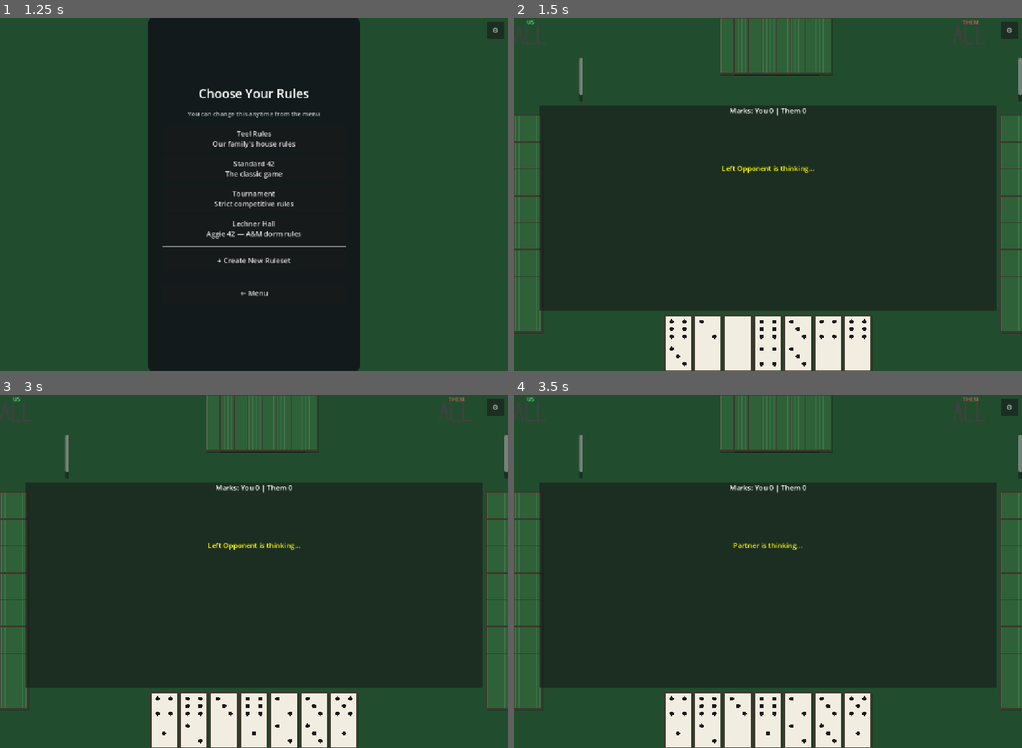
Above: before the commit, frames 1-4 (two rows, left to right).
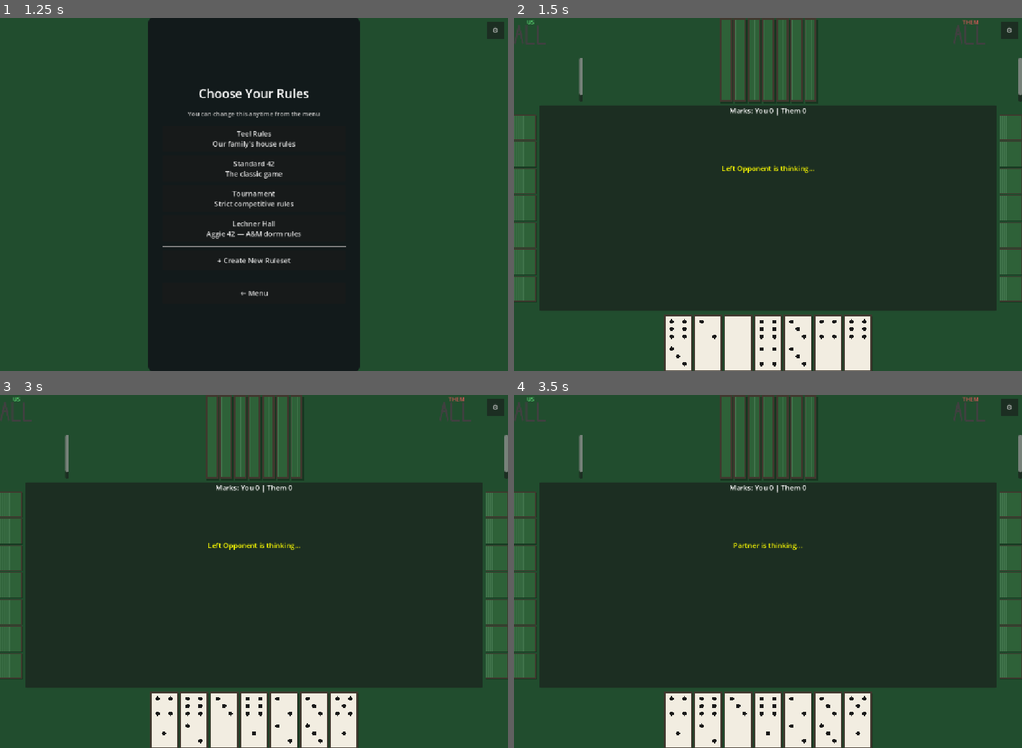
Above: after the commit, the same moments.

Repository: reddoor4123-glitch/42
Game: Godot game, scene res://control.tscn
Two runs of this game, one before a commit and one after it. Both use one fixed random seed, a clock stepped at 60 frames per second and the inputs below.
Inputs:
- Up to frame 1 (1.25 s): click "Play" at 0.5 s
- Up to frame 2 (1.5 s): click "Standard 42 The classic game" at 1.25 s
- Up to frame 3 (3 s): click "⚙" at 2 s; click "Confirm & Restart" at 2.75 s
- Up to frame 4 (3.5 s): no input

Frame 1 is identical in both runs. In frame 2, 2.5% of the frame differs, in the area x 0-100%, y 0-90%; in frame 3, 2.5%; in frame 4, 2.5%.

Commit message:
Scale-aware DominoTile drawing + directional replay layout
Co-Authored-By: Claude Sonnet 4.6 <noreply@anthropic.com>

Diff:
--- a/domino_tile.gd
+++ b/domino_tile.gd
@@ -53,40 +53,39 @@
 			domino_pressed.emit(self)
 
 func _draw():
-	var rect = Rect2(Vector2.ZERO, Vector2(DOMINO_WIDTH, DOMINO_HEIGHT))
+	var w := size.x
+	var h := size.y
+	var s := h / DOMINO_HEIGHT
 
-	# Border highlight
+	var rect = Rect2(Vector2.ZERO, Vector2(w, h))
+
 	var border_color = COLOR_BORDER
 	if is_selected:
 		border_color = COLOR_SELECTED
 	elif is_playable:
 		border_color = COLOR_PLAYABLE
 
-	# Draw shadow
-	draw_rect(Rect2(rect.position + Vector2(2, 3), rect.size), Color(0, 0, 0, 0.3))
-
-	# Draw border
+	draw_rect(Rect2(rect.position + Vector2(2, 3) * s, rect.size), Color(0, 0, 0, 0.3))
 	draw_rect(rect, border_color)
 
-	# Draw face or back
-	var inner = rect.grow(-3)
+	var inner = rect.grow(-3.0 * s)
 	if face_up and domino != null:
 		draw_rect(inner, COLOR_FACE)
-		_draw_pips(inner)
-		_draw_divider(inner)
+		_draw_pips(inner, s)
+		_draw_divider(inner, s)
 	else:
 		draw_rect(inner, COLOR_BACK)
-		_draw_back_pattern(inner)
+		_draw_back_pattern(inner, s)
 
-func _draw_divider(rect: Rect2):
+func _draw_divider(rect: Rect2, s: float):
 	var mid_y = rect.position.y + rect.size.y * 0.5
 	draw_line(
-		Vector2(rect.position.x + DIVIDER_MARGIN, mid_y),
-		Vector2(rect.position.x + rect.size.x - DIVIDER_MARGIN, mid_y),
-		COLOR_BORDER, 1.5
+		Vector2(rect.position.x + DIVIDER_MARGIN * s, mid_y),
+		Vector2(rect.position.x + rect.size.x - DIVIDER_MARGIN * s, mid_y),
+		COLOR_BORDER, max(1.0, 1.5 * s)
 	)
 
-func _draw_pips(rect: Rect2):
+func _draw_pips(rect: Rect2, s: float):
 	if domino == null:
 		return
 	var top_half = Rect2(rect.position, Vector2(rect.size.x, rect.size.y * 0.5 - 1))
@@ -94,15 +93,14 @@
 		Vector2(rect.position.x, rect.position.y + rect.size.y * 0.5 + 1),
 		Vector2(rect.size.x, rect.size.y * 0.5 - 1)
 	)
-	# left pip is on bottom half, right pip on top (visual convention)
-	_draw_pip_value(domino.left, bot_half, domino.left == _trump)
-	_draw_pip_value(domino.right, top_half, domino.right == _trump)
+	_draw_pip_value(domino.left, bot_half, domino.left == _trump, s)
+	_draw_pip_value(domino.right, top_half, domino.right == _trump, s)
 
-func _draw_pip_value(value: int, rect: Rect2, is_trump_pip: bool):
+func _draw_pip_value(value: int, rect: Rect2, is_trump_pip: bool, s: float):
 	var color = COLOR_TRUMP_PIP if is_trump_pip else COLOR_PIP
 	var positions = _pip_positions(value, rect)
 	for pos in positions:
-		draw_circle(pos, PIP_RADIUS, color)
+		draw_circle(pos, max(1.0, PIP_RADIUS * s), color)
 
 func _pip_positions(value: int, rect: Rect2) -> Array:
 	var cx = rect.position.x + rect.size.x * 0.5
@@ -124,9 +122,8 @@
 				   Vector2(cx - ox, cy + oy), Vector2(cx + ox, cy + oy)]
 	return []
 
-func _draw_back_pattern(rect: Rect2):
-	# Simple crosshatch — easy to replace with a texture later
-	var step = 8.0
+func _draw_back_pattern(rect: Rect2, s: float):
+	var step = max(4.0, 8.0 * s)
 	var line_color = Color(COLOR_BACK.r + 0.08, COLOR_BACK.g + 0.08, COLOR_BACK.b + 0.08)
 	var x = rect.position.x
 	while x < rect.position.x + rect.size.x:
--- a/game_table.gd
+++ b/game_table.gd
@@ -659,7 +659,7 @@
 		_replay_bubble_labels.append(null)
 
 	# ── Partner (player 2) — top ──
-	var p2_sec = _build_replay_player_section("Partner")
+	var p2_sec = _build_replay_player_section("Partner", "down")
 	r_table.add_child(p2_sec[0])
 	_replay_hand_containers[2]   = p2_sec[1]
 	_replay_played_containers[2] = p2_sec[2]
@@ -671,7 +671,7 @@
 	r_mid.add_theme_constant_override("separation", 4)
 	r_table.add_child(r_mid)
 
-	var p3_sec = _build_replay_player_section("Left Opponent")
+	var p3_sec = _build_replay_player_section("Left Opponent", "left")
 	r_mid.add_child(p3_sec[0])
 	_replay_hand_containers[3]   = p3_sec[1]
 	_replay_played_containers[3] = p3_sec[2]
@@ -681,14 +681,14 @@
 	r_spacer.size_flags_horizontal = Control.SIZE_EXPAND_FILL
 	r_mid.add_child(r_spacer)
 
-	var p1_sec = _build_replay_player_section("Right Opponent")
+	var p1_sec = _build_replay_player_section("Right Opponent", "right")
 	r_mid.add_child(p1_sec[0])
 	_replay_hand_containers[1]   = p1_sec[1]
 	_replay_played_containers[1] = p1_sec[2]
 	_replay_bubble_labels[1]     = p1_sec[3]
 
 	# ── Human (player 0) — bottom ──
-	var p0_sec = _build_replay_player_section("You")
+	var p0_sec = _build_replay_player_section("You", "up")
 	r_table.add_child(p0_sec[0])
 	_replay_hand_containers[0]   = p0_sec[1]
 	_replay_played_containers[0] = p0_sec[2]
@@ -707,26 +707,20 @@
 	r_next_btn.pressed.connect(_replay_next_trick)
 	r_bot_bar.add_child(r_next_btn)
 
-func _build_replay_player_section(label_text: String) -> Array:
-	var section = VBoxContainer.new()
-	section.alignment = BoxContainer.ALIGNMENT_CENTER
-	section.add_theme_constant_override("separation", 4)
-
+func _build_replay_player_section(label_text: String, facing: String = "down") -> Array:
+	# Shared elements
 	var name_lbl = Label.new()
 	name_lbl.text = label_text
 	name_lbl.add_theme_font_size_override("font_size", 12)
 	name_lbl.add_theme_color_override("font_color", Color(0.85, 0.85, 0.85))
 	name_lbl.horizontal_alignment = HORIZONTAL_ALIGNMENT_CENTER
-	section.add_child(name_lbl)
 
 	var hand_hbox = HBoxContainer.new()
 	hand_hbox.alignment = BoxContainer.ALIGNMENT_CENTER
 	hand_hbox.add_theme_constant_override("separation", 2)
-	section.add_child(hand_hbox)
 
 	var played_hbox = HBoxContainer.new()
 	played_hbox.alignment = BoxContainer.ALIGNMENT_CENTER
-	section.add_child(played_hbox)
 
 	var bubble_lbl = Label.new()
 	bubble_lbl.horizontal_alignment = HORIZONTAL_ALIGNMENT_CENTER
@@ -745,7 +739,67 @@
 	bubble_style.content_margin_bottom = 4
 	bubble_lbl.add_theme_stylebox_override("normal", bubble_style)
 	bubble_lbl.visible = false
-	section.add_child(bubble_lbl)
+
+	var section: Control
+	match facing:
+		"down":
+			# Partner — played below hand, toward screen center
+			section = VBoxContainer.new()
+			section.alignment = BoxContainer.ALIGNMENT_CENTER
+			section.add_theme_constant_override("separation", 4)
+			section.add_child(name_lbl)
+			section.add_child(hand_hbox)
+			section.add_child(played_hbox)
+			section.add_child(bubble_lbl)
+
+		"up":
+			# You — played above hand, toward screen center
+			section = VBoxContainer.new()
+			section.alignment = BoxContainer.ALIGNMENT_CENTER
+			section.add_theme_constant_override("separation", 4)
+			section.add_child(played_hbox)
+			section.add_child(bubble_lbl)
+			section.add_child(name_lbl)
+			section.add_child(hand_hbox)
+
+		"left":
+			# Left Opponent — played on the right (toward table center)
+			section = HBoxContainer.new()
+			section.alignment = BoxContainer.ALIGNMENT_CENTER
+			section.add_theme_constant_override("separation", 4)
+			var hand_vbox = VBoxContainer.new()
+			hand_vbox.add_theme_constant_override("separation", 4)
+			hand_hbox.size_flags_horizontal = Control.SIZE_EXPAND_FILL
+			hand_vbox.add_child(name_lbl)
+			hand_vbox.add_child(hand_hbox)
+			var played_vbox = VBoxContainer.new()
+			played_vbox.alignment = BoxContainer.ALIGNMENT_CENTER
+			played_vbox.add_theme_constant_override("separation", 4)
+			played_vbox.add_child(played_hbox)
+			played_vbox.add_child(bubble_lbl)
+			section.add_child(hand_vbox)
+			section.add_child(played_vbox)
+
+		"right":
+			# Right Opponent — played on the left (toward table center)
+			section = HBoxContainer.new()
+			section.alignment = BoxContainer.ALIGNMENT_CENTER
+			section.add_theme_constant_override("separation", 4)
+			var played_vbox = VBoxContainer.new()
+			played_vbox.alignment = BoxContainer.ALIGNMENT_CENTER
+			played_vbox.add_theme_constant_override("separation", 4)
+			played_vbox.add_child(played_hbox)
+			played_vbox.add_child(bubble_lbl)
+			var hand_vbox = VBoxContainer.new()
+			hand_vbox.add_theme_constant_override("separation", 4)
+			hand_hbox.size_flags_horizontal = Control.SIZE_EXPAND_FILL
+			hand_vbox.add_child(name_lbl)
+			hand_vbox.add_child(hand_hbox)
+			section.add_child(played_vbox)
+			section.add_child(hand_vbox)
+
+		_:
+			section = VBoxContainer.new()
 
 	return [section, hand_hbox, played_hbox, bubble_lbl]
 
@@ -2346,7 +2400,6 @@
 		for d in hand_state:
 			var tile = DominoTile.new()
 			tile.setup(d, true, trick_record["trump"])
-			tile.scale = Vector2(0.25, 0.25)
 			tile.mouse_filter = Control.MOUSE_FILTER_IGNORE
 			container.add_child(tile)
 			# Set AFTER add_child so it overrides _ready()'s reset
@@ -2364,7 +2417,6 @@
 			child.queue_free()
 		var played_tile = DominoTile.new()
 		played_tile.setup(play["domino"], true, trick_record["trump"])
-		played_tile.scale = Vector2(0.45, 0.45)
 		played_tile.mouse_filter = Control.MOUSE_FILTER_IGNORE
 		played_container.add_child(played_tile)
 		# Set AFTER add_child so it overrides _ready()'s reset
